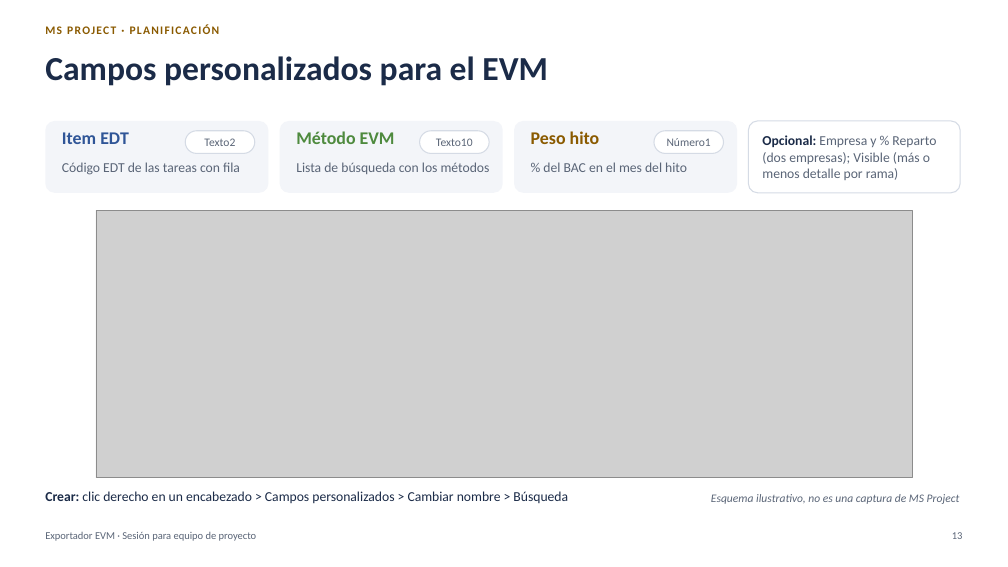
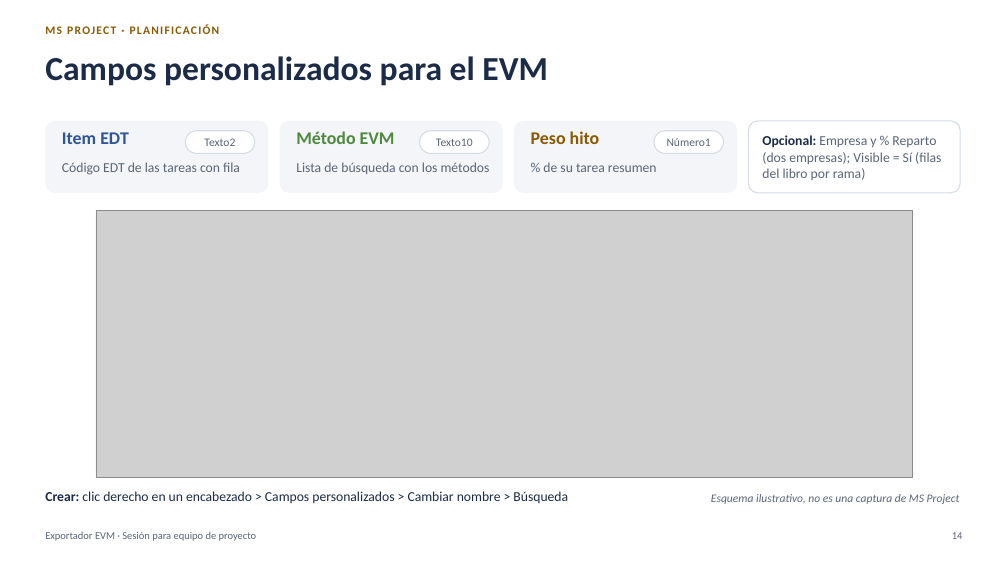
Before and after one commit to MarceloSalazar/evm-automation, a slide deck: slide 14 of docs/presentacion-jefes-de-proyecto.pptx (slide 13 before the commit). Drawn at 1008x567 pixels with LibreOffice and Linux fonts; fonts in the diff are those of the drawing; grey boxes stand for pictures. Boxes give left, top, right and bottom in pixels: in the first picture for what was removed or moved away, otherwise in the second. Text is boxed around its words. In the diff, an @@ line names an element or a change of style, - is before the commit and + after.

Commit message:
Capturas del libro regeneradas y presentación de la 2.7.0
- Capturas de docs/img/excel con las cabeceras y las fechas de EV de la 2.7.0.
- Presentación: 45 diapositivas y 30 minutos de contenido (34 con preguntas).
  Nuevas: actualizar-edt, revisar las líneas base (validar --informe),
  corregir-linea-base y el método Ponderado con los pesos por tarea resumen.
  Actualizadas: agenda, campos personalizados, presupuesto, errores
  frecuentes, hitos ponderados, cómo funciona, generar (HIT-013) y las
  capturas del libro.

```diff
--- a/docs/presentacion-jefes-de-proyecto.pptx
+++ b/docs/presentacion-jefes-de-proyecto.pptx
@@ text in rounded rectangle at [762,135,941,180]: text changed @@
-Opcional: Empresa y % Reparto (dos empresas); Visible (más o menos detalle por rama)
+Opcional: Empresa y % Reparto (dos empresas); Visible = Sí (filas del libro por rama)
@@ text at [543,162,657,172]: text changed @@
-% del BAC en el mes del hito
+% de su tarea resumen
@@ page number at [952,532,963,539]: text changed @@
-13
+14
```
Also in this commit, not shown: 9 other slides changed, 4 slides added, 18 other files.
